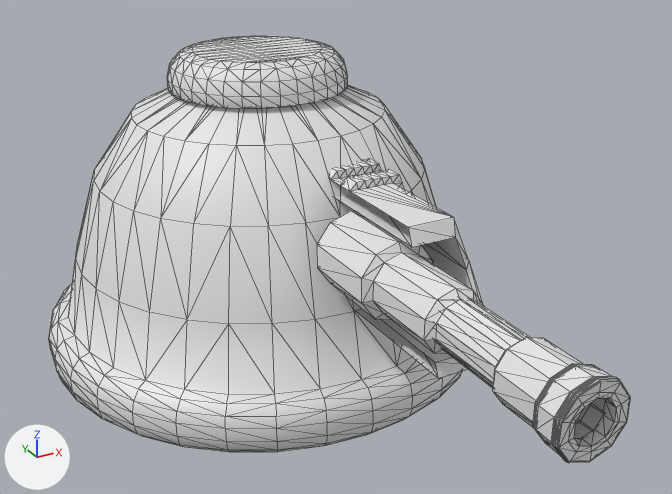
Before and after pictures for a commit that changed the glTF model Blender Models/Laser Turret/LaserTurret.gltf.
The view is the same before and after, from a 50 mm camera at (-0.934, -2.099, 1.275) aimed at (0.03, -0.345, 0.399). The axes (+X, +Y, +Z) are drawn at lower left. The lights are the same throughout. Mesh edges are drawn as thin lines. Where no turn or scale is listed for an object, it has been applied to the vertices. Vertices at the same position are counted once.

The scene before the commit, as lines of its bpy script (objects in view):
```python
me_circle = bpy.data.meshes.new('Circle')
me_circle.from_pydata(...)  # 544 vertices, 1080 faces; spans x -0.576..0.576, y -0.576..0.576, z 0.0..0.804
me_cube_001 = bpy.data.meshes.new('Cube.001')
me_cube_001.from_pydata(...)  # 162 vertices, 306 faces; spans x 0.0..0.168, y -0.357..0.357, z -0.172..0.12
me_cylinder = bpy.data.meshes.new('Cylinder')
me_cylinder.from_pydata(...)  # 350 vertices, 696 faces; spans x -0.085..0.085, y -0.377..0.384, z -0.089..0.089
ob_circle = bpy.data.objects.new('Circle', me_circle)
ob_circle.location = (0.0, 0.0, 0.0)
ob_cube = bpy.data.objects.new('Cube', me_cube_001)
ob_cube.location = (0.0, -0.462, 0.477)
ob_cylinder = bpy.data.objects.new('Cylinder', me_cylinder)
ob_cylinder.location = (0.0, -0.853, 0.449)
```
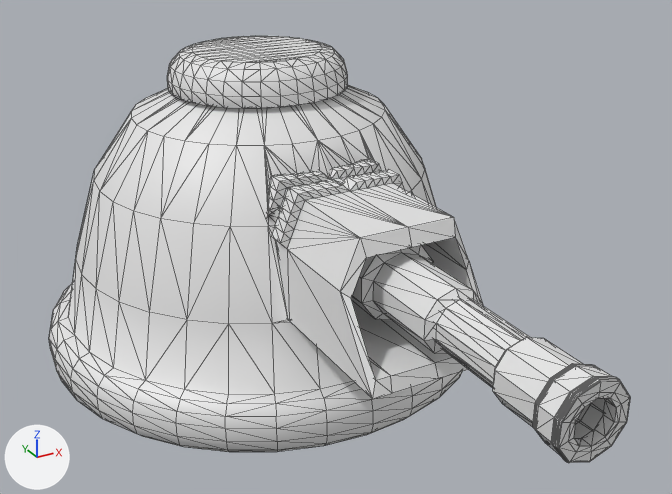
Edits to the scene script, one JSON object a line:
```json
{"block": "me_circle", "where": "# used by ob_circle; location = (0.0, 0.0, 0.0)"}
{"op": "remove", "block": "me_circle", "code": "me_circle.from_pydata(...)  # 544 vertices, 1080 faces; spans x -0.576..0.576, y -0.576..0.576, z 0.0..0.804"}
{"op": "add", "block": "me_circle", "code": "me_circle.from_pydata(...)  # 779 vertices, 1604 faces; spans x -0.576..0.576, y -0.576..0.576, z 0.0..0.804"}
{"block": "me_circle", "change": "me_circle part 1: 235 vertices added at x -0.168..0.168, y -0.485..-0.105, z 0.305..0.597"}
{"block": "me_cube_001", "where": "# used by ob_cube; location = (0.0, -0.462, 0.477)"}
{"op": "remove", "block": "me_cube_001", "code": "me_cube_001.from_pydata(...)  # 162 vertices, 306 faces; spans x 0.0..0.168, y -0.357..0.357, z -0.172..0.12"}
{"op": "add", "block": "me_cube_001", "code": "me_cube_001.from_pydata(...)  # 312 vertices, 612 faces; spans x -0.168..0.168, y -0.357..0.357, z -0.172..0.12"}
{"block": "me_cube_001", "change": "me_cube_001 part 2"}
{"block": "me_cube_001", "change": "12 vertices are added at x -0.151..0.0, y -0.357..0.357, z -0.172..0.066"}
{"block": "me_cube_001", "change": "7 new vertices lie (-0.108, 0.0, 0.0) away from vertices in x 0.0, y -0.357..0.357, z -0.172..0.103"}
{"block": "me_cube_001", "change": "7 new vertices lie (-0.017, 0.0, 0.017) away from vertices in x -0.108..0.0, y 0.0..0.214, z 0.103"}
{"block": "me_cube_001", "change": "6 new vertices lie (-0.022, 0.0, 0.0) away from vertices in x 0.0, y 0.0..0.214, z 0.103"}
{"block": "me_cube_001", "change": "12 new vertices lie (-0.021, 0.0, 0.0) away from vertices in x -0.022..-0.017, y 0.0..0.214, z 0.103..0.12"}
{"block": "me_cube_001", "change": "12 new vertices lie (-0.022, 0.0, 0.0) away from vertices in x -0.043..-0.038, y 0.0..0.214, z 0.103..0.12"}
{"block": "me_cube_001", "change": "12 new vertices lie (-0.022, 0.0, 0.0) away from vertices in x -0.065..-0.06, y 0.0..0.214, z 0.103..0.12"}
{"block": "me_cube_001", "change": "11 new vertices lie (-0.021, 0.0, 0.0) away from vertices in x -0.087..-0.082, y 0.0..0.214, z 0.103..0.12"}
{"block": "me_cube_001", "change": "6 new vertices lie (-0.009, 0.0, -0.021) away from vertices in x -0.108, y 0.0..0.214, z 0.103"}
{"block": "me_cube_001", "change": "12 new vertices lie (-0.025, 0.0, -0.003) away from vertices in x -0.117..-0.108, y 0.0..0.214, z 0.082..0.103"}
{"block": "me_cube_001", "change": "12 new vertices lie (-0.009, 0.0, -0.02) away from vertices in x -0.142..-0.117, y 0.0..0.214, z 0.079..0.082"}
{"block": "me_cube_001", "change": "12 new vertices lie (-0.008, 0.0, -0.021) away from vertices in x -0.151..-0.126, y 0.0..0.214, z 0.059..0.062"}
{"block": "me_cube_001", "change": "6 new vertices lie (-0.009, 0.0, -0.02) away from vertices in x -0.134, y 0.0..0.214, z 0.041"}
{"block": "me_cube_001", "change": "6 new vertices lie (-0.008, 0.0, -0.021) away from vertices in x -0.143, y 0.0..0.214, z 0.021"}
{"block": "me_cube_001", "change": "11 new vertices lie (-0.017, 0.0, 0.017) away from vertices in x -0.151..-0.108, y 0.0..0.214, z 0.0..0.103"}
{"block": "me_cube_001", "change": "6 new vertices lie (0.0, 0.342, 0.0) away from vertices in x -0.136..0.0, y -0.342..-0.246, z -0.143..0.066"}
{"block": "me_cube_001", "change": "306 new faces join them"}
```

Pixel boxes [x1, y1, x2, y2] of what changed, in the pictures (672 x 494 px):
```json
{"object": "Cube", "change": "reshaped", "before": [329, 159, 482, 378], "after": [268, 159, 482, 399]}
{"part": 1, "of": "me_circle", "change": "added", "after": [264, 130, 374, 323]}
{"part": 2, "of": "me_cube_001", "change": "added", "after": [268, 171, 439, 399]}
```
